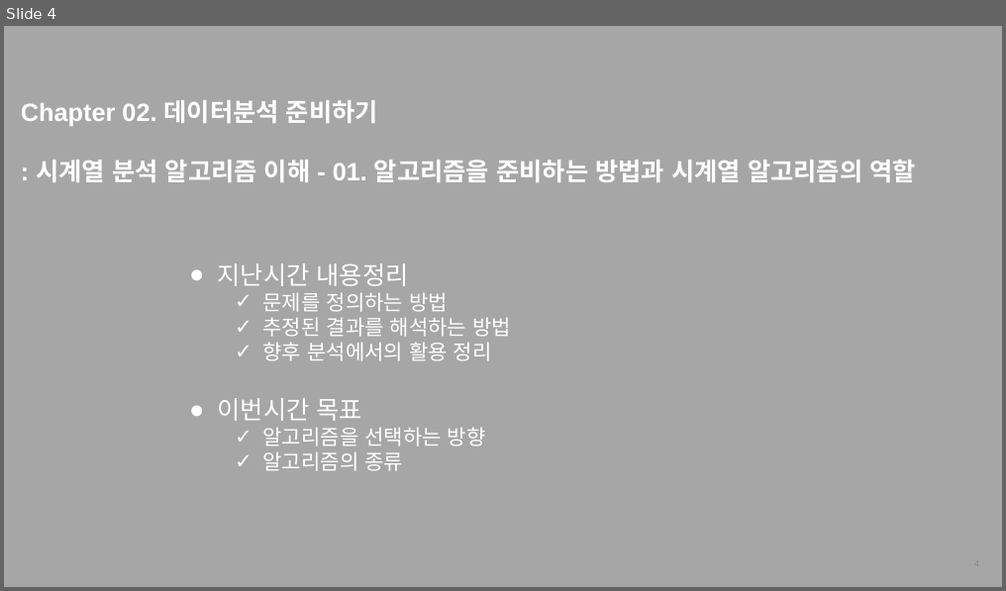
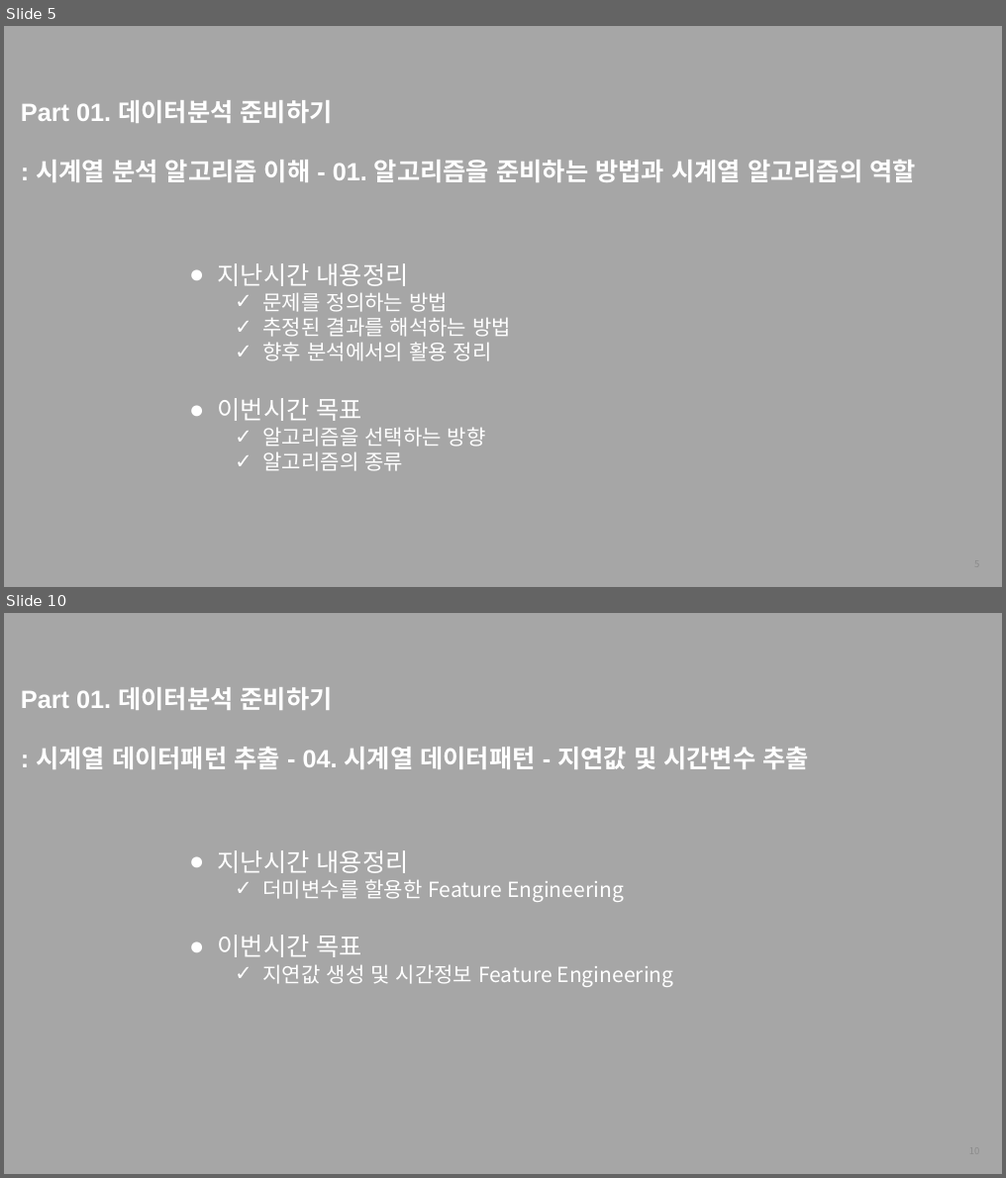
Before and after one commit to thekimk/All-About-Time-Series-Analysis, a slide deck: [FastCampus] 커리큘럼_김경원박사.pptx. Shown one above the other, each under a label of ours: slide 4 before the commit, slides 5 and 10 after it; the slides between them are not shown. The pictures are 1006x591 and 1006x1178 pixels, drawn with LibreOffice and Linux fonts; fonts in the diff are those of the drawing; background and template pictures are left out. Boxes give left, top, right and bottom in pixels: in the first picture for what was removed or moved away, otherwise in the second. Text is boxed around its words. In the diff, an @@ line names an element or a change of style, - is before the commit and + after.

```diff
--- a/[FastCampus] 커리큘럼_김경원박사.pptx
+++ b/[FastCampus] 커리큘럼_김경원박사.pptx
@@ slide 10 added at (4, 613, 1002, 1174), background #A6A6A6 @@
@@ text added at (21, 687, 809, 769), 24 pt, text #FFFFFF, bold @@
+Part 01. 데이터분석 준비하기
+: 시계열 데이터패턴 추출 - 04. 시계열 데이터패턴 - 지연값 및 시간변수 추출
@@ text added at (218, 851, 674, 987), 20 pt, text #FFFFFF @@
+● 지난시간 내용정리
+  ✓ 더미변수를 할용한 Feature Engineering
+● 이번시간 목표
+  ✓ 지연값 생성 및 시간정보 Feature Engineering
@@ page number added at (755, 1136, 988, 1166), 9 pt, text #8C8C8C @@
+10
@@ what was slide 4 is now slide 5 @@
@@ slide 5 changed as well @@
@@ text at (21, 100, 333, 123): text changed @@
-Chapter 02. 데이터분석 준비하기
+Part 01. 데이터분석 준비하기
```
Also in this commit, not shown: 3 other slides changed, 6 other slides added, 1 other file.
